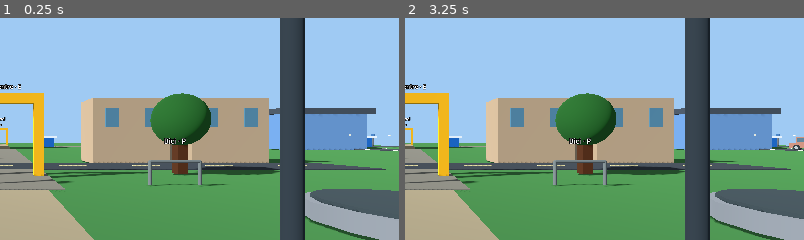
Above: before the commit, frames 1-2 (left to right).
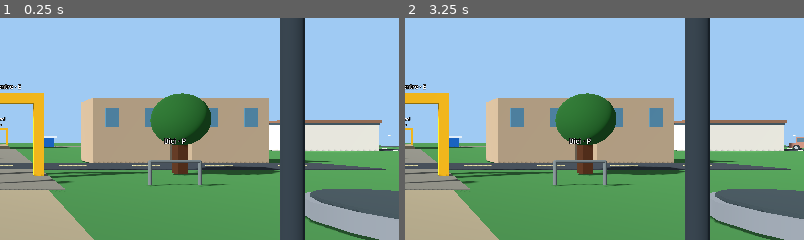
Above: after the commit, the same moments.

Repository: holovin777/living-alibi
Game: Godot game, scene res://scenes/park.tscn
The game is run twice, just before and just after one commit, with the same random seed, the same clock (stepped at 60 frames per second) and the same inputs.
Inputs:
- Up to frame 1 (0.25 s): no input
- Up to frame 2 (3.25 s): click "Drink juice" at 0.5 s; click "Refresh" at 1.25 s; click "Jobs" at 2 s; click "Industry" at 2.75 s
The pictures show only the part of the screen within x 50-100%, y 23-73%; the shares and areas given below are measured in that part.

The runs differ from the first frame. In frame 1, 4.1% of the frame differs, in the area x 67-99%, y 40-60%; in frame 2, 4.1%, in the area x 67-98%, y 40-60%.

Commit message:
Build walkable Borgo Digital office with separate developer, operations and business stations

Diff:
--- a/godot/scripts/ParkDemo.gd
+++ b/godot/scripts/ParkDemo.gd
@@ -54,6 +54,10 @@
 var _college_menu := false
 var _engineering_menu := false
 var _software_menu := false
+const JAVA_DESK := Vector3(-10,0,4)
+const DEVOPS_DESK := Vector3(-10,0,8)
+const COMPANY_DESK := Vector3(-10,0,12)
+const OFFICE_STAFF_ANCHOR := Vector3(-11.6,0,4.9)
 const COLLEGE_DESK := Vector3(-6.3,0,7)
 const CLINIC_COUNTER := Vector3(-6.3,0,7)
 const PHARMACY_COUNTER := Vector3(6.3,0,-7)
@@ -201,7 +205,7 @@
     _weather_fx.set_sheltered(_apartment_active or _inside_guest_room(),_environment)
     if _rebirth_active():
         if _near_software():
-            _hint.text="E: software projects · F: life choices"
+            _hint.text="E: Borgo Digital · "+_office_station()+" · F: life choices"
         elif _near_engineering():
             _hint.text="E: engineering work orders · F: life choices"
         elif _near_college():
@@ -906,10 +910,7 @@
             _box(_scenery, Vector3(4.0, 1.2, 2.0), Color(0.27, 0.30, 0.32),
                     Vector3(-8.0, 0.7, 7.0))
         "OFFICE":
-            _building("Offices", Color(0.40, 0.55, 0.72))
-            for offset in [-10.0, -7.0, -4.0]:
-                _box(_scenery, Vector3(1.6, 1.8, 0.12), Color(0.61, 0.83, 0.94),
-                        Vector3(offset, 2.3, 4.9))
+            _build_digital_office()
         "QUARRY":
             _add_obstacle(Vector3(-8.0, 0.0, 9.0), Vector2(11.0, 3.0))
             for x in [-11.0, -8.0, -5.0]:
@@ -1955,6 +1956,79 @@
         var fruit := tree.get_node("Fruit") as Node3D
         fruit.visible = bool(data.get("ready",false))
 
+func _build_digital_office() -> void:
+    var office := Node3D.new()
+    office.name="BorgoDigital"
+    _scenery.add_child(office)
+    var wall := Color("#e3d9c7")
+    var partition := Color("#c3ccc9")
+    var wood := Color("#a58a69")
+    var dark := Color("#333e44")
+    for part in [[Vector3(-15,0,8),Vector2(0.24,12)],
+            [Vector3(-9.5,0,2),Vector2(11,0.24)],
+            [Vector3(-9.5,0,14),Vector2(11,0.24)],
+            [Vector3(-4,0,4.4),Vector2(0.24,4.8)],
+            [Vector3(-4,0,11.6),Vector2(0.24,4.8)]]:
+        _room_wall(office,part[0],part[1],wall)
+    for z in [6.0,10.0]:
+        _room_wall(office,Vector3(-11.75,0,z),Vector2(6.5,0.20),partition)
+    _box(office,Vector3(11,0.10,12),Color("#b9b3a5"),Vector3(-9.5,0.005,8))
+    _box(office,Vector3(11.15,0.23,12.15),Color("#435359"),Vector3(-9.5,3.12,8))
+    _box(office,Vector3(11.35,0.30,12.35),Color("#93684e"),Vector3(-9.5,3.39,8))
+    _box(office,Vector3(0.22,0.40,2.35),dark,Vector3(-4,2.8,8))
+    _sign(office,"Borgo Digital · Informatica",Vector3(-3.65,3.65,8))
+    _box(office,Vector3(2.3,0.07,2.7),Color("#aaa99f"),Vector3(-2.95,0.045,8))
+    for z in [3.5,5.0,11.0,12.5]:
+        _box(office,Vector3(0.14,1.55,1.15),Color("#7999a4"),Vector3(-3.84,1.67,z))
+    for z in [4.0,8.0,12.0]:
+        var light := OmniLight3D.new()
+        light.position=Vector3(-10.8,2.72,z)
+        light.omni_range=6.5
+        light.light_energy=1.6
+        office.add_child(light)
+    var corridor_light := OmniLight3D.new()
+    corridor_light.position=Vector3(-6.0,2.7,8.0)
+    corridor_light.omni_range=7
+    corridor_light.light_energy=1.3
+    office.add_child(corridor_light)
+    var dev := Node3D.new()
+    dev.name="DevelopmentRoom"
+    office.add_child(dev)
+    _sign(dev,"Java development · E",Vector3(-10,2.35,4))
+    for z in [3.25,4.9]:
+        _room_furniture(dev,Vector3(-13.4,0,z),Vector3(1.0,0.78,1.25),wood)
+        _box(dev,Vector3(0.10,0.46,0.72),dark,Vector3(-13.6,1.12,z))
+        _box(dev,Vector3(0.045,0.38,0.62),Color("#6795a0"),Vector3(-13.53,1.12,z))
+        _box(dev,Vector3(0.30,0.04,0.59),dark,Vector3(-13.1,0.81,z))
+        _room_furniture(dev,Vector3(-12.35,0,z),Vector3(0.46,0.46,0.46),dark)
+    _box(dev,Vector3(0.12,1.12,1.9),Color("#eef0e9"),Vector3(-14.82,1.85,4))
+    _sign(dev,"Tickets · Tests · Git",Vector3(-14.65,2.0,4))
+    var server := Node3D.new()
+    server.name="ServerRoom"
+    office.add_child(server)
+    _sign(server,"Operations · DevOps · E",Vector3(-10,2.35,8))
+    for z in [7.0,8.65]:
+        _room_furniture(server,Vector3(-13.85,0,z),Vector3(1.05,2.2,1.15),dark)
+        for y in [0.48,0.83,1.18,1.53,1.88]:
+            _box(server,Vector3(0.055,0.22,0.88),Color("#596469"),Vector3(-13.30,y,z))
+            _box(server,Vector3(0.06,0.075,0.10),Color("#75bd83"),Vector3(-13.26,y,z+0.31))
+    _room_furniture(server,Vector3(-12.0,0,8),Vector3(1.0,0.82,1.6),wood)
+    _box(server,Vector3(0.11,0.51,0.82),dark,Vector3(-12.25,1.18,8))
+    _box(server,Vector3(0.05,0.42,0.72),Color("#588873"),Vector3(-12.17,1.18,8))
+    _room_furniture(server,Vector3(-11.25,0,7.1),Vector3(0.45,0.46,0.45),dark)
+    var meeting := Node3D.new()
+    meeting.name="MeetingRoom"
+    office.add_child(meeting)
+    _sign(meeting,"Clients & company · E",Vector3(-10,2.35,12))
+    _room_furniture(meeting,Vector3(-12.8,0,12),Vector3(2.25,0.82,1.2),wood)
+    for x in [-13.4,-12.1]:
+        for z in [11.02,12.98]:
+            _room_furniture(meeting,Vector3(x,0,z),Vector3(0.48,0.47,0.48),dark)
+    _box(meeting,Vector3(0.12,1.1,2.25),Color("#e9ebe6"),Vector3(-14.82,1.85,12))
+    _sign(meeting,"Contracts · Payroll · Finance",Vector3(-14.6,1.9,12))
+    for station in [JAVA_DESK,DEVOPS_DESK,COMPANY_DESK]:
+        _box(office,Vector3(1.45,0.025,1.45),Color("#6f8c85"),station+Vector3(0,0.07,0))
+
 func _build_college() -> void:
     var campus := Node3D.new()
     campus.name="IstitutoLeonardo"
@@ -2486,6 +2560,7 @@
         if person == null:
             person = _make_resident(id, i, str(resident.get("name", "Resident")))
         person.set_meta("activity", str(resident.get("activity", "")).to_upper())
+        _sync_office_employee(person,id)
         person.set_meta("display_name",str(resident.get("name","Resident")))
         person.set_meta("known_name",str(resident.get("knownName","")) if resident.get("knownName") != null else "")
         person.set_meta("conversations",int(resident.get("conversations",0)))
@@ -2494,6 +2569,21 @@
         if not present.has(str(child.get_meta("resident_id", ""))):
             _residents_root.remove_child(child)
             child.queue_free()
+
+func _sync_office_employee(person: Node3D,id: String) -> void:
+    if _current_place!="OFFICE" or _apartment_active:return
+    var workspace = _last_snapshot.get("rebirth",{}).get("javaWorkspace")
+    if not workspace is Dictionary:return
+    var firm = workspace.get("companyStatus")
+    if not firm is Dictionary:return
+    var staff = firm.get("staff")
+    if not staff is Dictionary:return
+    var employee = staff.get("employee")
+    if not employee is Dictionary or str(employee.get("id",""))!=id:return
+    if str(person.get_meta("activity",""))=="WORKING" and _can_stand(OFFICE_STAFF_ANCHOR,WALKER_RADIUS):
+        person.position=OFFICE_STAFF_ANCHOR
+        person.set_meta("anchor",OFFICE_STAFF_ANCHOR)
+        person.rotation.y=PI/2.0
 
 func _make_resident(id: String, index: int, display_name: String) -> Node3D:
     var person := Node3D.new()
@@ -2990,8 +3080,24 @@
     var r: Dictionary = _last_snapshot.get("rebirth",{})
     return str(r.get("phase","")) == "LINKED_ADULT" or (str(r.get("phase","")) == "CHILDHOOD" and int(r.get("age",0)) >= 3 and int(r.get("age",0)) < 18)
 
+func _office_station() -> String:
+    if _apartment_active or _current_place!="OFFICE" or _last_snapshot.get("rebirth",{}).get("softwareProjects",[]).is_empty():
+        return ""
+    if _avatar.position.distance_to(JAVA_DESK)<1.25:return "java"
+    if _avatar.position.distance_to(DEVOPS_DESK)<1.25:return "devops"
+    if _avatar.position.distance_to(COMPANY_DESK)<1.25:return "company"
+    return ""
+
 func _near_software() -> bool:
-    return not _apartment_active and _current_place=="OFFICE" and _near_kiosk() and not _last_snapshot.get("rebirth",{}).get("softwareProjects",[]).is_empty()
+    return not _office_station().is_empty()
+
+func _office_action_allowed(action: String) -> bool:
+    var station := _office_station()
+    if action.begins_with("rebirth-devops-"):return station=="devops"
+    if action.begins_with("rebirth-it:"):return station=="company"
+    if action.begins_with("rebirth-software-") or action.begins_with("rebirth-java-") or action.begins_with("rebirth-git:") or action.begins_with("rebirth-developer-"):
+        return station=="java"
+    return true
 
 func _close_software() -> void:
     _software_menu=false
@@ -3000,20 +3106,26 @@
     Input.set_mouse_mode(Input.MOUSE_MODE_CAPTURED)
 
 func _render_software() -> void:
-    _action_title.text="Borgo Digital · Java team"
+    var station := _office_station()
+    _action_title.text="Borgo Digital · "+("Java team" if station=="java" else ("Server room" if station=="devops" else "Meeting room"))
     var workspace = _last_snapshot.get("rebirth",{}).get("javaWorkspace")
     if workspace is Dictionary:
         var intro := Label.new()
         intro.autowrap_mode=TextServer.AUTOWRAP_WORD_SMART
-        intro.text=str(workspace.get("intro",""))
+        intro.text=str(workspace.get("intro","")) if station=="java" else "Borgo Digital · "+station.capitalize()
         _action_choices.add_child(intro)
         if not workspace.get("onboarded",false):
             var start := _button("Complete onboarding · 15 min",_garden_action.bind("rebirth-java-onboard"))
             start.disabled=not bool(workspace.get("canOnboard",false))
-            _action_choices.add_child(start)
+            if station=="java":
+                _action_choices.add_child(start)
+            else:
+                var direction := Label.new()
+                direction.text="Complete onboarding at the Java desk first."
+                _action_choices.add_child(direction)
             _action_choices.add_child(_button("Leave",_close_software))
             return
-    if workspace is Dictionary and workspace.get("career") is Dictionary:
+    if station=="java" and workspace is Dictionary and workspace.get("career") is Dictionary:
         var career: Dictionary = workspace["career"]
         var profile := Label.new()
         profile.autowrap_mode=TextServer.AUTOWRAP_WORD_SMART
@@ -3037,7 +3149,7 @@
         var submit_audit := _button("Submit daily audit",_submit_developer_audit.bind(answer))
         submit_audit.disabled=not bool(audit.get("available",false))
         _action_choices.add_child(submit_audit)
-    if workspace is Dictionary and workspace.get("devops") is Dictionary:
+    if station=="devops" and workspace is Dictionary and workspace.get("devops") is Dictionary:
         var ops: Dictionary = workspace["devops"]
         var ops_info := Label.new()
         ops_info.autowrap_mode=TextServer.AUTOWRAP_WORD_SMART
@@ -3057,7 +3169,7 @@
             var run := _button("Run command · 5 min",_submit_devops.bind(terminal))
             run.disabled=not bool(ops.get("canRun",false))
             _action_choices.add_child(run)
-    if workspace is Dictionary and workspace.get("companyStatus") is Dictionary:
+    if station=="company" and workspace is Dictionary and workspace.get("companyStatus") is Dictionary:
         var firm: Dictionary = workspace["companyStatus"]
         var details := Label.new()
         details.autowrap_mode=TextServer.AUTOWRAP_WORD_SMART
@@ -3111,7 +3223,8 @@
                     var delegate := _button("Delegate · 12 EUR wage",_garden_action.bind("rebirth-it:delegate:"+str(contract.get("id",""))))
                     delegate.disabled=not str(contract.get("id","")) in staff.get("delegatable",[])
                     _action_choices.add_child(delegate)
-    for project in _last_snapshot.get("rebirth",{}).get("softwareProjects",[]):
+    var projects: Array = _last_snapshot.get("rebirth",{}).get("softwareProjects",[]) if station=="java" else []
+    for project in projects:
         var info := Label.new()
         info.autowrap_mode=TextServer.AUTOWRAP_WORD_SMART
         info.text="%s · %s\n%s · Contract %s EUR" % [project.get("title",""),project.get("phase",""),project.get("effect",""),project.get("wage",0)]
@@ -4063,7 +4176,7 @@
         _api.room_wash()
 
 func _garden_action(action: String) -> void:
-    if (action.begins_with("rebirth-software-") or action.begins_with("rebirth-java-") or action.begins_with("rebirth-git:") or action.begins_with("rebirth-developer-") or action.begins_with("rebirth-devops-") or action.begins_with("rebirth-it:")) and not _near_software():return
+    if not _office_action_allowed(action):return
     if action.begins_with("rebirth-engineer-") and not _near_engineering():return
     if (action=="rebirth-study" or action.begins_with("rebirth-enroll-")) and not _near_college():return
     if action.begins_with("rebirth-medical-") and action!="rebirth-medical-visit" and action!="rebirth-medical-"+_medical_station():return
--- a/godot/tests/SceneNavigationSmoke.gd
+++ b/godot/tests/SceneNavigationSmoke.gd
@@ -1032,7 +1032,22 @@
     var office := _world("OFFICE","Office")
     office["rebirth"]={"phase":"LINKED_ADULT","age":30,"childName":"Anna","softwareProjects":[{"id":"water-control","title":"Water control","phase":"OPEN","effect":"Water capacity +2","wage":45,"nextAction":"Develop","minutes":60,"canAdvance":true,"deployed":false}]}
     world._on_world_updated(office)
-    world._avatar.position=world.KIOSK_POSITION
+    if not _check(world._scenery.has_node("BorgoDigital/DevelopmentRoom") and world._scenery.has_node("BorgoDigital/ServerRoom") and world._scenery.has_node("BorgoDigital/MeetingRoom"),"office rooms exist"):
+        return
+    var office_entry: Vector3 = world._move_on_ground(Vector3(-2,0,8),Vector3(-4,0,0),world.WALKER_RADIUS)
+    if not _check(office_entry.x < -5.9,"office doorway passable"):
+        return
+    var office_hall: Vector3 = world._move_on_ground(office_entry,Vector3(0,0,-4),world.WALKER_RADIUS)
+    var dev_walk: Vector3 = world._move_on_ground(office_hall,Vector3(-4,0,0),world.WALKER_RADIUS)
+    if not _check(dev_walk.distance_to(world.JAVA_DESK)<0.2 and world._can_stand(world.DEVOPS_DESK,world.WALKER_RADIUS) and world._can_stand(world.COMPANY_DESK,world.WALKER_RADIUS),"office stations reachable"):
+        return
+    var blocked_wall: Vector3 = world._move_on_ground(Vector3(-2,0,4),Vector3(-4,0,0),world.WALKER_RADIUS)
+    if not _check(blocked_wall.x > -4,"office facade solid"):
+        return
+    world._avatar.position=Vector3(5,0,3)
+    if not _check(not world._near_software(),"outdoor kiosk no longer opens software"):
+        return
+    world._avatar.position=dev_walk
     world._software_menu=true
     world._render_actions()
     if not _check(world._near_software() and _has_button(world._action_choices,"Develop · 60 min"),"software project menu"):
@@ -1040,7 +1055,7 @@
     world._close_software()
     office["rebirth"]["javaWorkspace"]={"intro":"Welcome to the Java team.","onboarded":false,"canOnboard":true,"ticket …(203 unchanged characters)…
     world._on_world_updated(office)
-    world._avatar.position=world.KIOSK_POSITION
+    world._avatar.position=world.JAVA_DESK
     world._software_menu=true
     world._render_actions()
     if not _check(_has_button(world._action_choices,"Complete onboarding"),"java team onboarding"):
@@ -1072,7 +1087,7 @@
     world._close_software()
     office["rebirth"]["javaWorkspace"]["career"]={"rank":"Junior","xp":0,"technical":55,"releases":0,"audits":0,"nextRa …(181 unchanged characters)…
     world._on_world_updated(office)
-    world._avatar.position=world.KIOSK_POSITION
+    world._avatar.position=world.JAVA_DESK
     world._software_menu=true
     world._render_actions()
     if not _check(_has_button(world._action_choices,"Promotion: Middle") and _has_button(world._action_choices,"Submit daily audit") and world._action_choices.has_node("DeveloperAuditAnswer"),"developer career and daily audit menu"):
@@ -1080,28 +1095,33 @@
     world._close_software()
     office["rebirth"]["javaWorkspace"]["devops"]={"status":"OUTAGE","resolved":0,"guide":"Inspect the service","output":"HTTP 503","trained":true,"active":true,"canRun":true}
     world._on_world_updated(office)
-    world._avatar.position=world.KIOSK_POSITION
+    world._avatar.position=world.DEVOPS_DESK
     world._software_menu=true
     world._render_actions()
-    if not _check(_has_button(world._action_choices,"Run c …(89 unchanged characters)…
+    if not _check(world._office_action_allowed("rebirth-devops-train") and not world._office_action_allowed("rebirth-it:register") and not world._office_action_allowed("rebirth-java-onboard") and _has_button(world._action_choices,"Run c …(89 unchanged characters)…
         return
     world._close_software()
     office["rebirth"]["javaWorkspace"]["companyStatus"]={"registered":true,"cash":40,"rentUntil":8,"contracts":0,"taxPaid":0,"canInvest":true,"canWithdraw":true,"canRent":false,"offers":[{"id":"retail","title":"Retail support","gross":40,"tax":8,"prompt":"Count stock","available":true}]}
     world._on_world_updated(office)
-    world._avatar.position=world.KIOSK_POSITION
+    world._avatar.position=world.COMPANY_DESK
     world._software_menu=true
     world._render_actions()
-    if not _check(_has_button(world._action_choices,"Inves …(155 unchanged characters)…
+    if not _check(world._office_action_allowed("rebirth-it:register") and not world._office_action_allowed("rebirth-devops-train") and not _has_button(world._action_choices,"Run command") and _has_button(world._action_choices,"Inves …(155 unchanged characters)…
         return
     world._close_software()
     office["rebirth"]["javaWorkspace"]["companyStatus"]["staff"]={"employee":{"id":"resident-0002","name":"Marco","technical":35,"activity":"WORKING","sick":false},"canDismiss":true,"delegated":0,"delegatable":["retail"]}
     world._on_world_updated(office)
-    world._avatar.position=world.KIOSK_POSITION
+    world._avatar.position=world.COMPANY_DESK
     world._software_menu=true
     world._render_actions()
     if not _check(_has_button(world._action_choices,"Delegate · 12 EUR wage") and _has_button(world._action_choices,"End support contract"),"IT staff delegation controls"):
         return
     world._close_software()
+    office["residents"]=[{"id":"resident-0002","name":"Marco","activity":"WORKING"}]
+    world._on_world_updated(office)
+    var assistant := world._residents_root.get_node_or_null("Resident_resident-0002") as Node3D
+    if not _check(assistant!=null and assistant.position.distance_to(world.OFFICE_STAFF_ANCHOR)<0.1,"actual working assistant appears inside office"):
+        return
     print("SceneNavigationSmoke: ALL CHECKS PASSED")
     quit(0)
 
